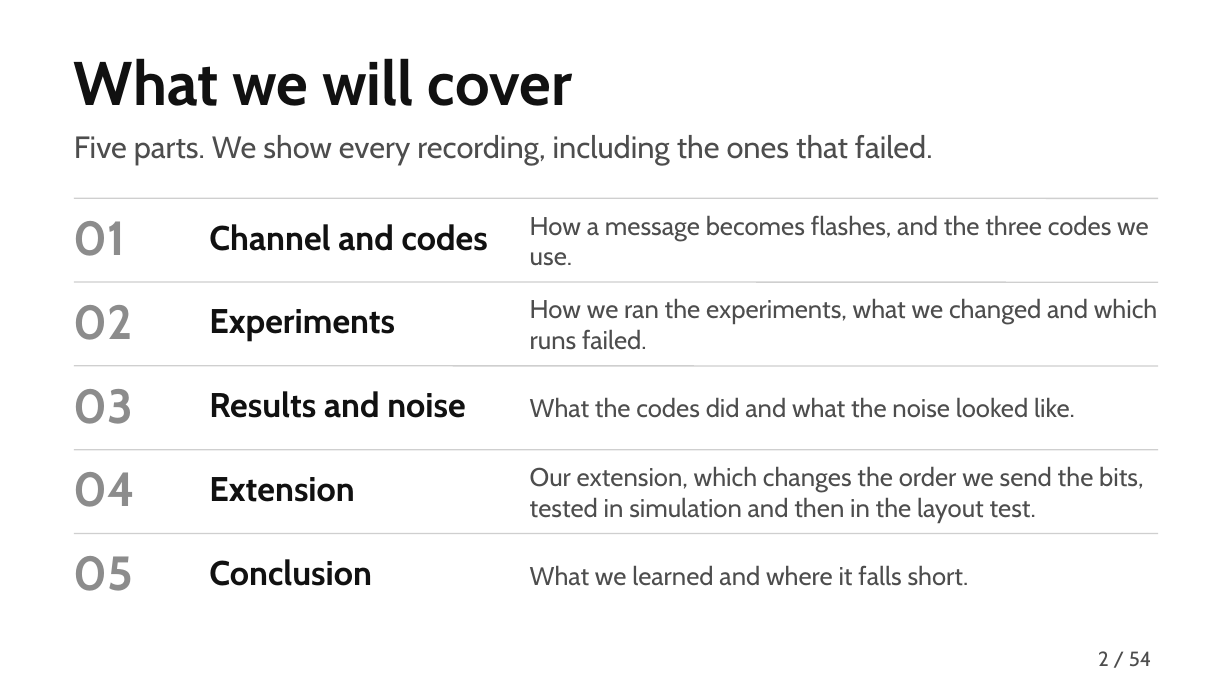
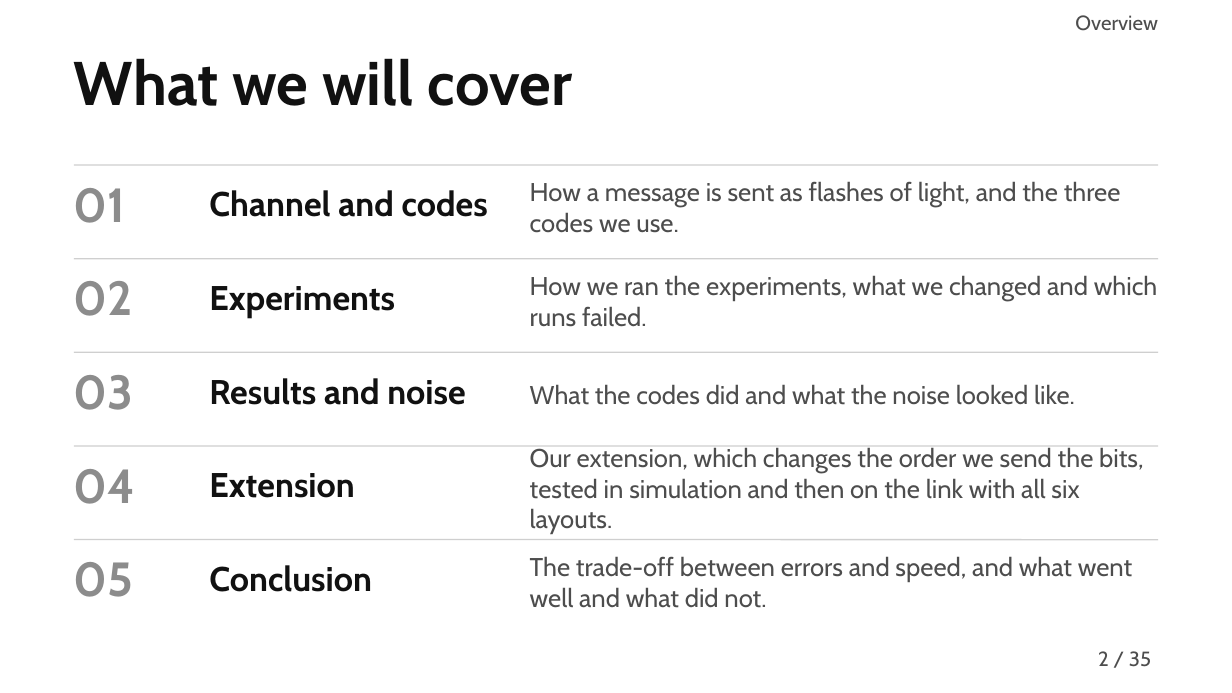
Before and after one commit to MuhammadMaazA/SamplingCW, a slide deck: slide 2 of presentation/gridlink-presentation.pptx. Drawn at 1232x693 pixels with LibreOffice and Linux fonts; fonts in the diff are those of the drawing. Boxes give left, top, right and bottom in pixels: in the first picture for what was removed or moved away, otherwise in the second. Text is boxed around its words. In the diff, an @@ line names an element or a change of style, - is before the commit and + after.

```diff
--- a/presentation/gridlink-presentation.pptx
+++ b/presentation/gridlink-presentation.pptx
@@ text added at (1075,15,1158,31), 12 pt, text #4D4D4D @@
+Overview
@@ text removed at (74,135,933,165) @@
-Five parts. We show every recording, including the ones that failed.
@@ 2 texts, 1 line: place and size @@
-2 texts, 1 line at (74,198,1158,256)
+2 texts, 1 line at (74,165,1158,223)
@@ text at (530,181,1121,233): text changed @@
-How a message becomes flashes, and the three codes we use.
+How a message is sent as flashes of light, and the three codes we use.
@@ 3 texts, 1 line: place and size @@
-3 texts, 1 line at (74,282,1158,350)
+3 texts, 1 line at (74,259,1158,327)
@@ 3 texts, 1 line: place and size @@
-3 texts, 1 line at (74,366,1158,424)
+3 texts, 1 line at (74,352,1158,410)
@@ line moved from (74, 450) - (1158, 450) to (74, 446) - (1158, 446) @@
@@ text at (530,447,1143,534): text changed @@
-Our extension, which changes the order we send the bits, tested in simulation and then in the layout test.
+Our extension, which changes the order we send the bits, tested in simulation and then on the link with all six layouts.
@@ text "Extension": place and size @@
-text "Extension" at (209,477,355,502)
+text "Extension" at (209,473,355,498)
@@ 2 texts, 1 line: place and size @@
-2 texts, 1 line at (74,533,1158,591)
+2 texts, 1 line at (74,540,1158,597)
@@ text at (530,556,1132,608): text changed @@
-What we learned and where it falls short.
+The trade-off between errors and speed, and what went well and what did not.
@@ text at (1129,651,1151,667): text changed @@
-/ 54
+/ 35
```
Also in this commit, not shown: 31 other slides changed, 1 slide added, 20 slides removed, 20 other files.
